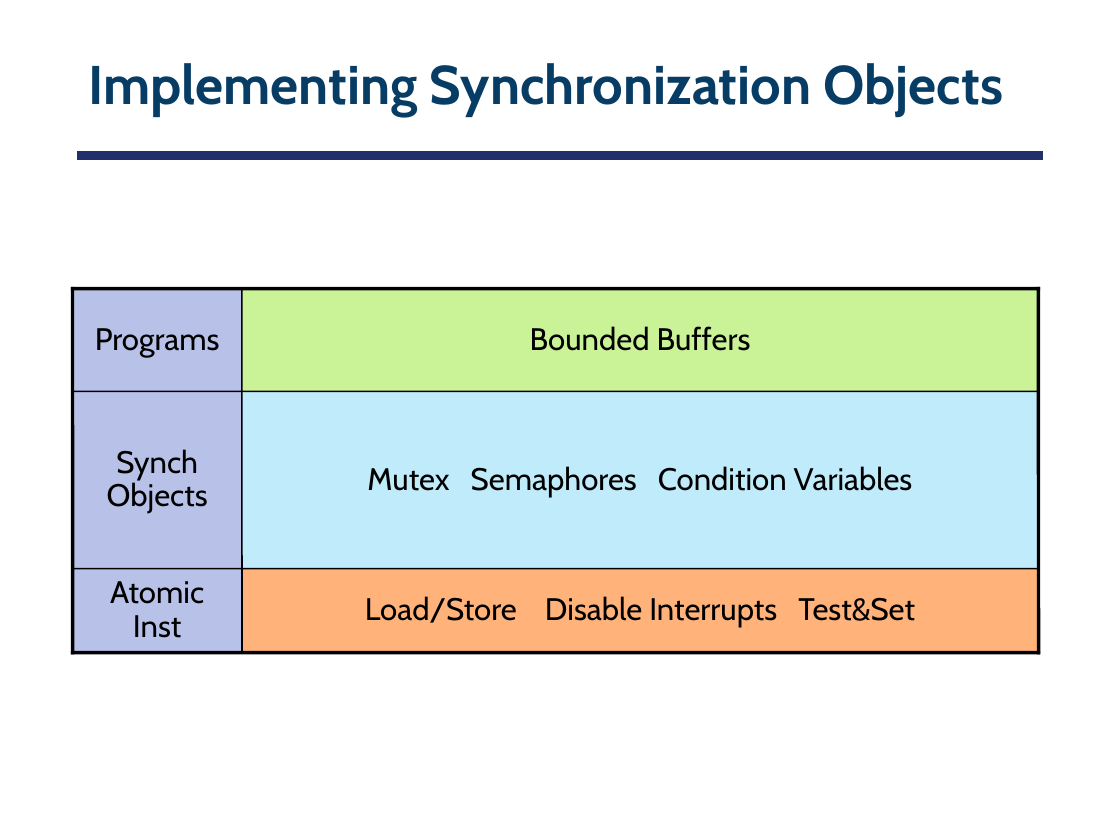
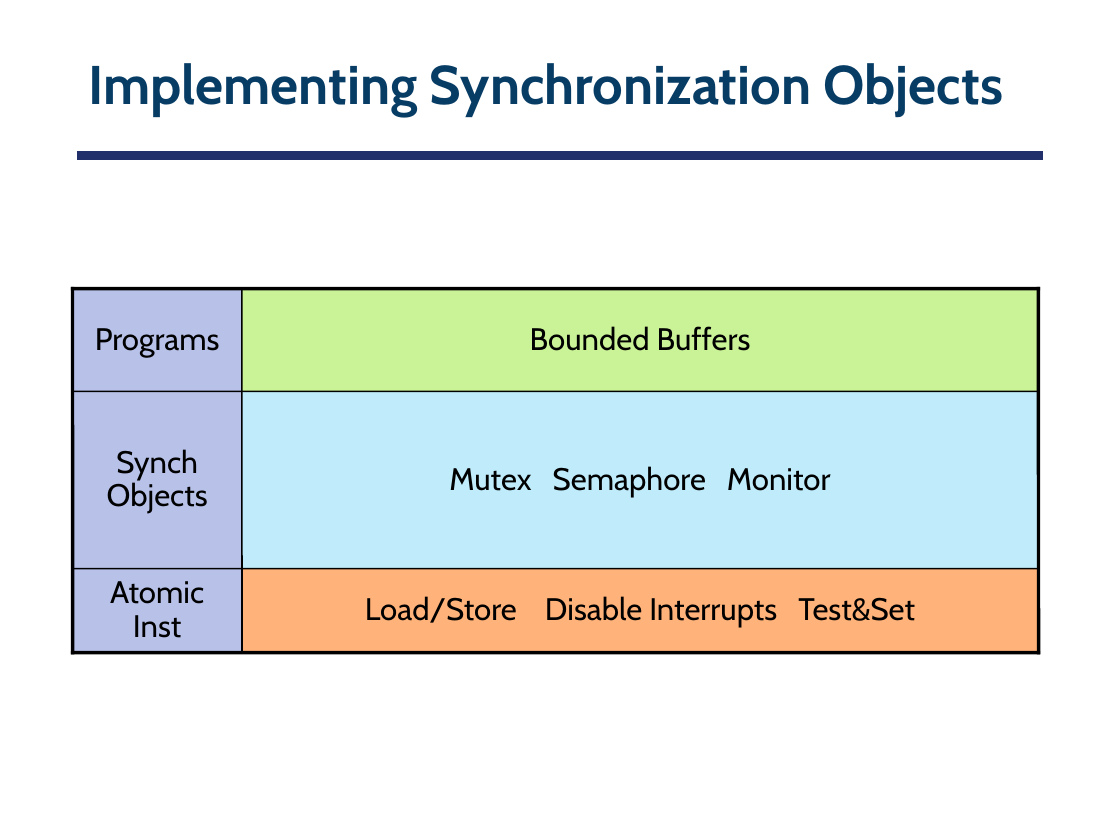
Before and after one commit to smajidzahedi/ECE350, a slide deck: slide 22 of Lectures/03-multithreaded.pptx. Drawn at 1120x840 pixels with LibreOffice and Linux fonts; fonts in the diff are those of the drawing. Boxes give left, top, right and bottom in pixels: in the first picture for what was removed or moved away, otherwise in the second. Text is boxed around its words. In the diff, an @@ line names an element or a change of style, - is before the commit and + after.

```diff
--- a/Lectures/03-multithreaded.pptx
+++ b/Lectures/03-multithreaded.pptx
@@ text in rectangle at <box>449,466,831,497</box>: text changed @@
-Mutex Semaphores Condition Variables
+Mutex Semaphore Monitor
```
Also in this commit, not shown: 2 other slides changed, 1 other file.
